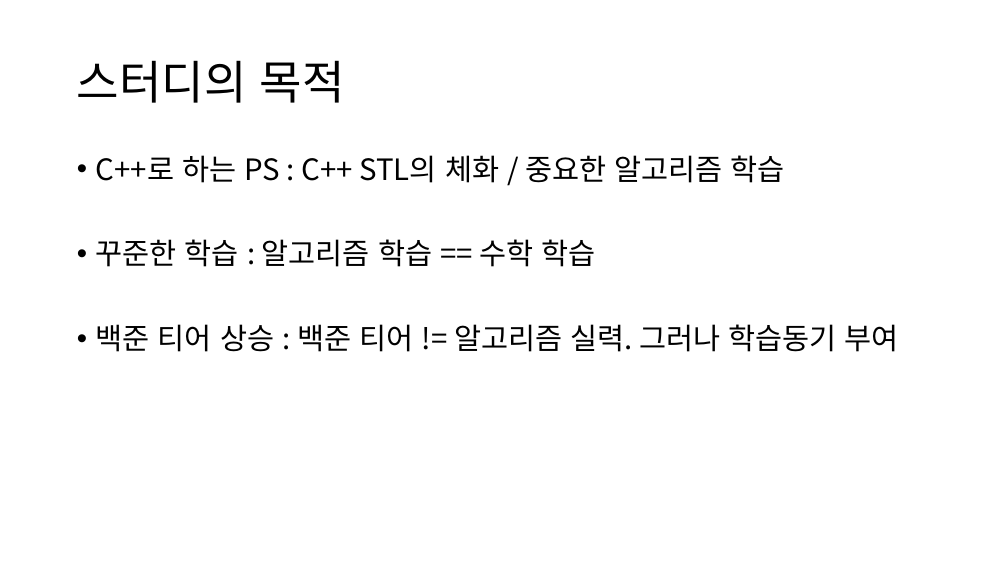
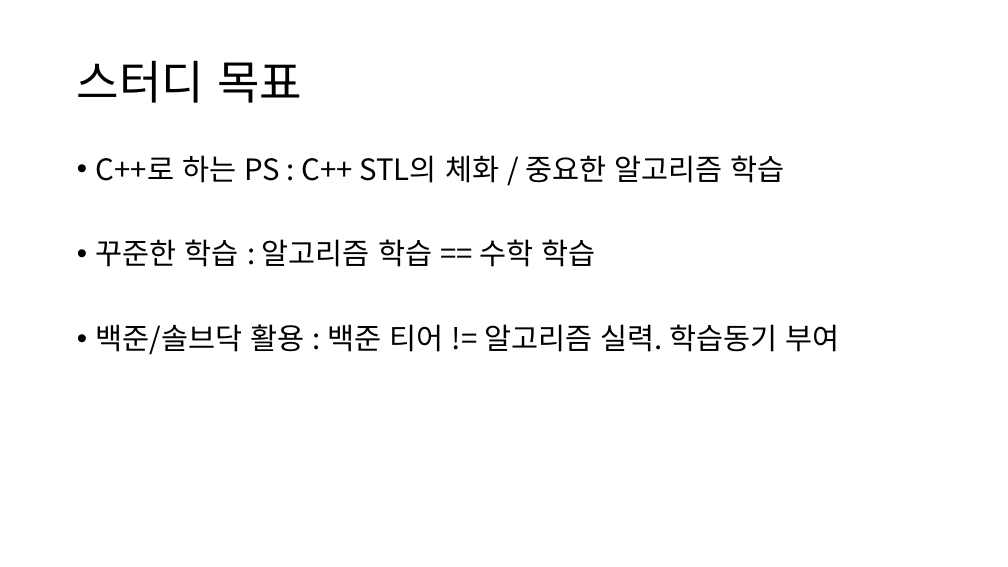
Before and after one commit to quizoverflow/2023_Algorithm_Study, a slide deck: slide 3 of 1주차 OT/1주차 OT.pptx. Drawn at 1008x567 pixels with LibreOffice and Linux fonts; fonts in the diff are those of the drawing. Boxes give left, top, right and bottom in pixels: in the first picture for what was removed or moved away, otherwise in the second. Text is boxed around its words. In the diff, an @@ line names an element or a change of style, - is before the commit and + after.

```diff
--- a/1주차 OT/1주차 OT.pptx
+++ b/1주차 OT/1주차 OT.pptx
@@ title at [77,60,302,103]: text changed @@
-스터디의 목적
+스터디 목표
@@ text at [96,324,840,355]: text changed @@
-• 백준 티어 상승 : 백준 티어 != 알고리즘 실력. 그러나 학습동기 부여
+• 백준/솔브닥 활용 : 백준 티어 != 알고리즘 실력. 학습동기 부여
```
Also in this commit, not shown: 2 other slides changed, 1 slide added.
